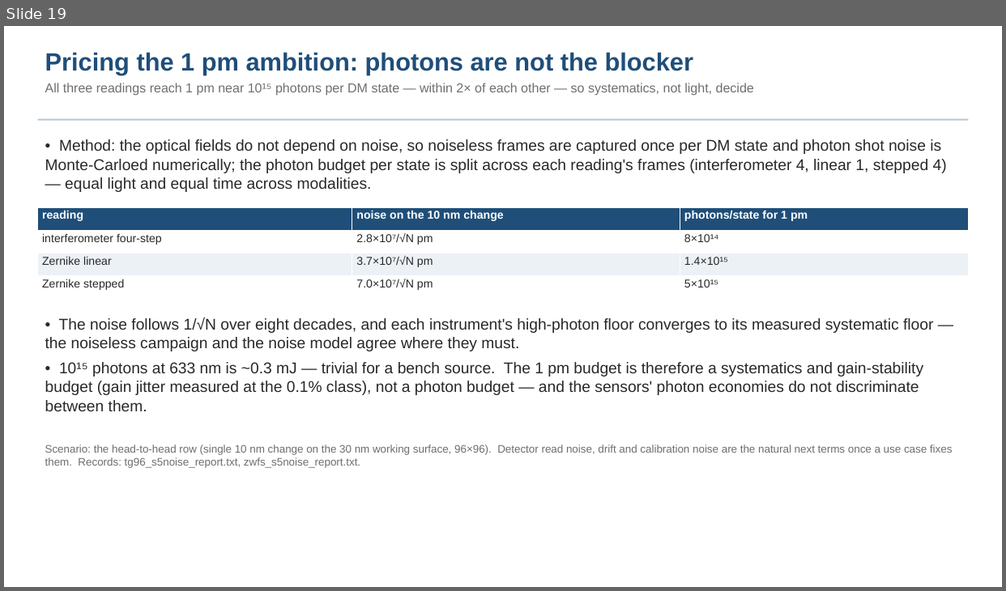
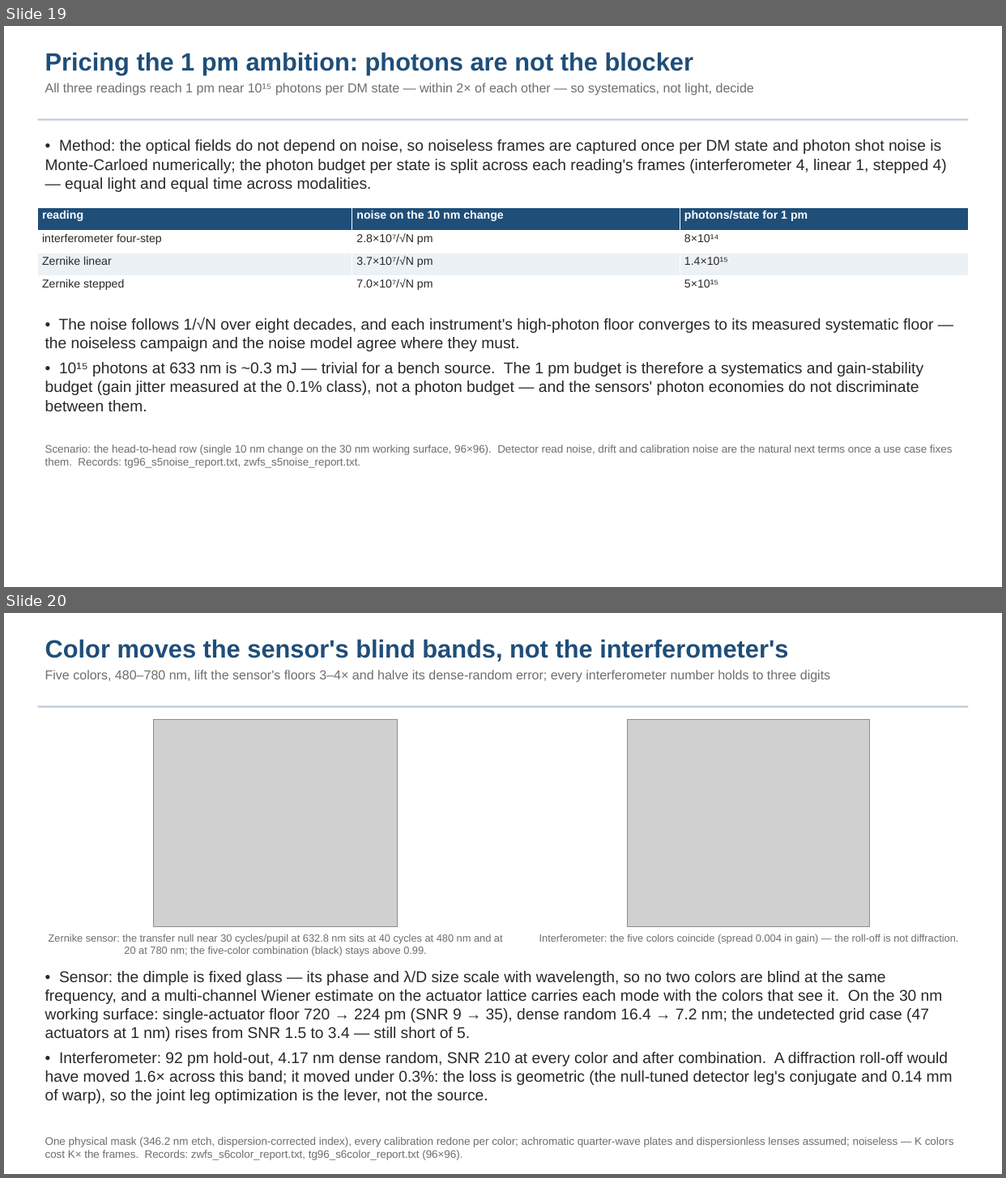
Before and after one commit to nasa-jpl/macos, a slide deck: demo_session/deck_tg_fang.pptx. Shown one above the other, each under a label of ours: slide 19 before the commit, slides 19 and 20 after it. The pictures are 1006x591 and 1006x1178 pixels, drawn with LibreOffice and Linux fonts; fonts in the diff are those of the drawing; grey boxes stand for pictures. Boxes give left, top, right and bottom in pixels: in the first picture for what was removed or moved away, otherwise in the second. Text is boxed around its words. In the diff, an @@ line names an element or a change of style, - is before the commit and + after.

```diff
--- a/demo_session/deck_tg_fang.pptx
+++ b/demo_session/deck_tg_fang.pptx
@@ slide 20 added at bbox=[4, 613, 1002, 1174], background #FFFFFF @@
@@ text added at bbox=[45, 639, 830, 683], 12.5 pt, text #6E6E6E @@
+Color moves the sensor's blind bands, not the interferometer's
+Five colors, 480–780 nm, lift the sensor's floors 3–4× and halve its dense-random error; every interferometer number holds to three digits
@@ rectangle added at bbox=[38, 706, 968, 707], fill #B8C6D4 @@
@@ picture added at bbox=[154, 719, 397, 926] @@
@@ picture added at bbox=[628, 719, 870, 926] @@
@@ text added at bbox=[49, 934, 503, 956], 10 pt, text #6E6E6E @@
+Zernike sensor: the transfer null near 30 cycles/pupil at 632.8 nm sits at 40 cycles at 480 nm and at 20 at 780 nm; the five-color combination (black) stays above 0.99.
@@ text added at bbox=[539, 934, 959, 944], 10 pt, text #6E6E6E @@
+Interferometer: the five colors coincide (spread 0.004 in gain) — the roll-off is not diffraction.
@@ text added at bbox=[45, 971, 953, 1104], 15 pt, text #282828 @@
+• Sensor: the dimple is fixed glass — its phase and λ/D size scale with wavelength, so no two colors are blind at the same frequency, and a multi-channel Wiener estimate on the actuator lattice carries each mode with the colors that see it. On the 30 nm working surface: single-actuator floor 720 → 224 pm (SNR 9 → 35), dense random 16.4 → 7.2 nm; the undetected grid case (47 actuators at 1 nm) rises from SNR 1.5 to 3.4 — still short of 5.
+• Interferometer: 92 pm hold-out, 4.17 nm dense random, SNR 210 at every color and after combination. A diffraction roll-off would have moved 1.6× across this band; it moved under 0.3%: the loss is geometric (the null-tuned detector leg's conjugate and 0.14 mm of warp), so the joint leg optimization is the lever, not the source.
@@ text added at bbox=[45, 1137, 954, 1161], 10.5 pt, text #6E6E6E @@
+One physical mask (346.2 nm etch, dispersion-corrected index), every calibration redone per color; achromatic quarter-wave plates and dispersionless lenses assumed; noiseless — K colors cost K× the frames. Records: zwfs_s6color_report.txt, tg96_s6color_report.txt (96×96).
```
Also in this commit, not shown: 2 slides changed, 7 other files.
